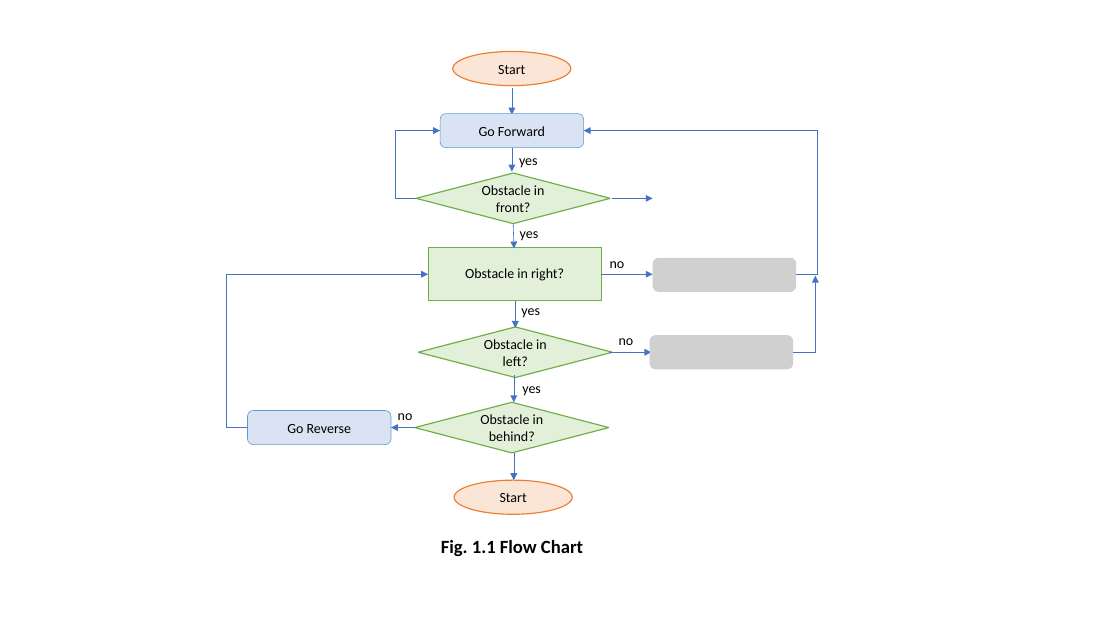
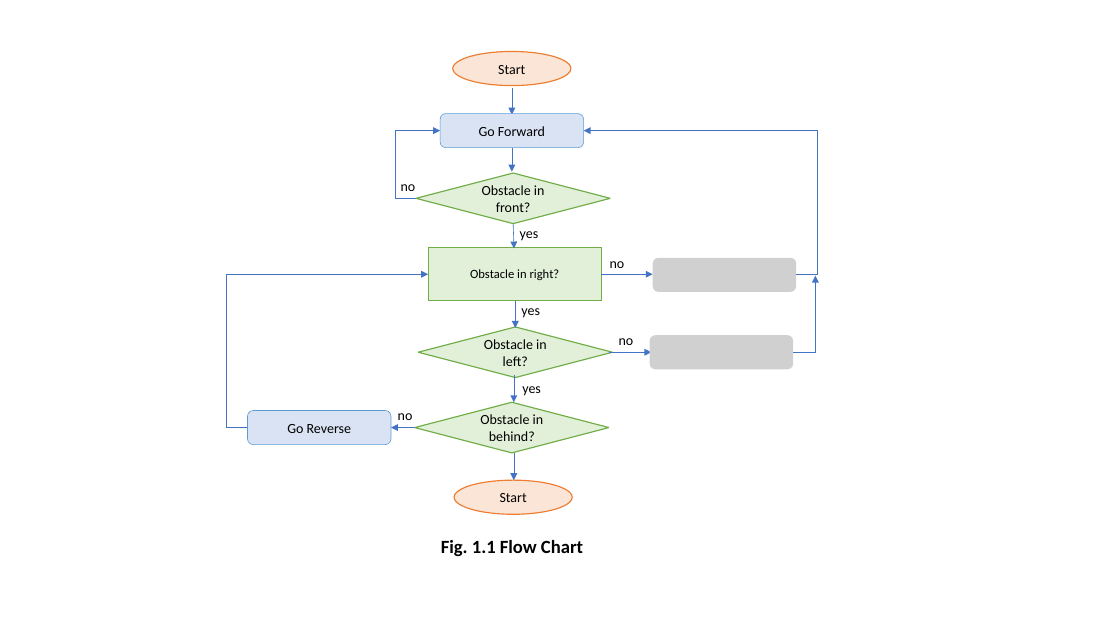
Before and after one commit to ChethanPutran/Obstacle-Avoiding-Robot, a slide deck: slide 1 of flow_chart.pptx. Drawn at 1120x630 pixels with LibreOffice and Linux fonts; fonts in the diff are those of the drawing; grey boxes stand for pictures. Boxes give left, top, right and bottom in pixels: in the first picture for what was removed or moved away, otherwise in the second. Text is boxed around its words. In the diff, an @@ line names an element or a change of style, - is before the commit and + after.

```diff
--- a/flow_chart.pptx
+++ b/flow_chart.pptx
@@ text removed at (519, 158, 538, 168) @@
-yes
@@ text added at (401, 184, 416, 191), 12 pt, text #000000 @@
+no
@@ arrow removed from (613, 198) to (653, 198) @@
@@ title "Obstacle in right?" at (429, 248, 602, 301): size 12 to 10.8 pt @@
```
Also in this commit, not shown: 35 other files.
